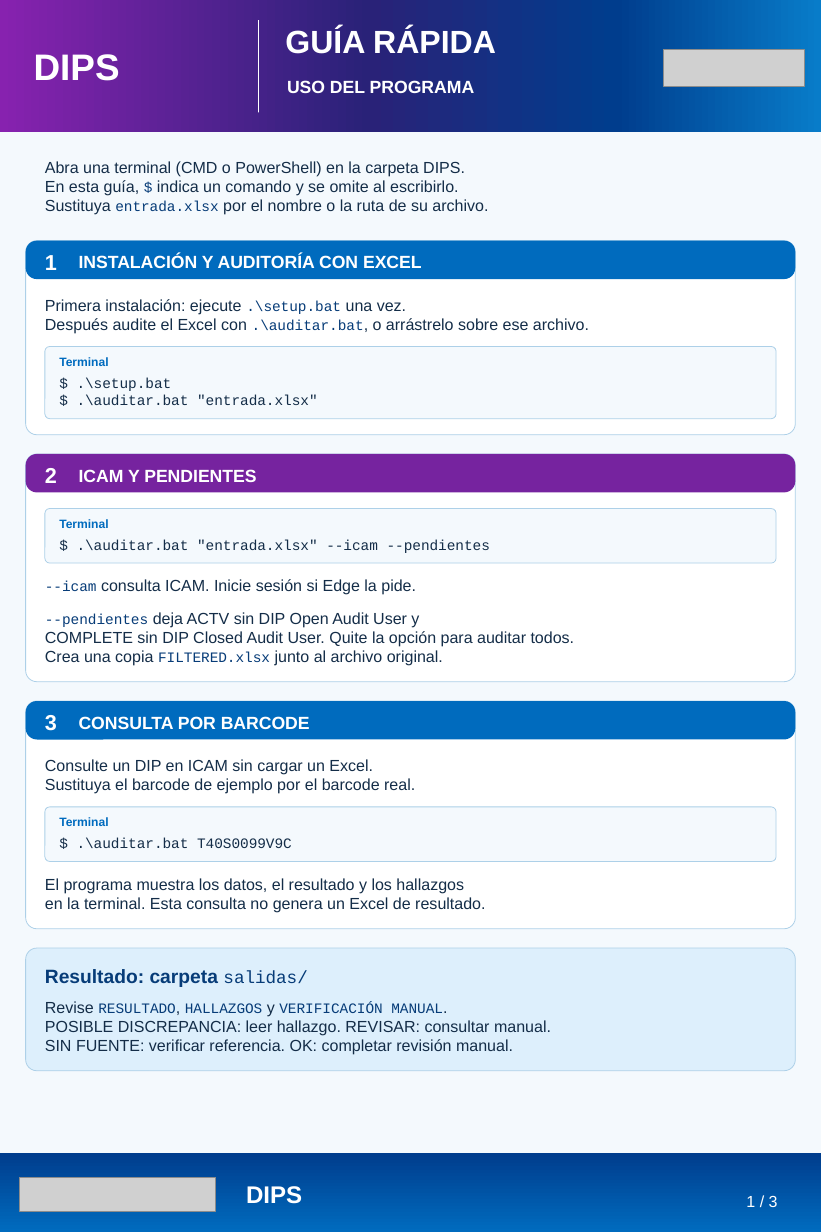
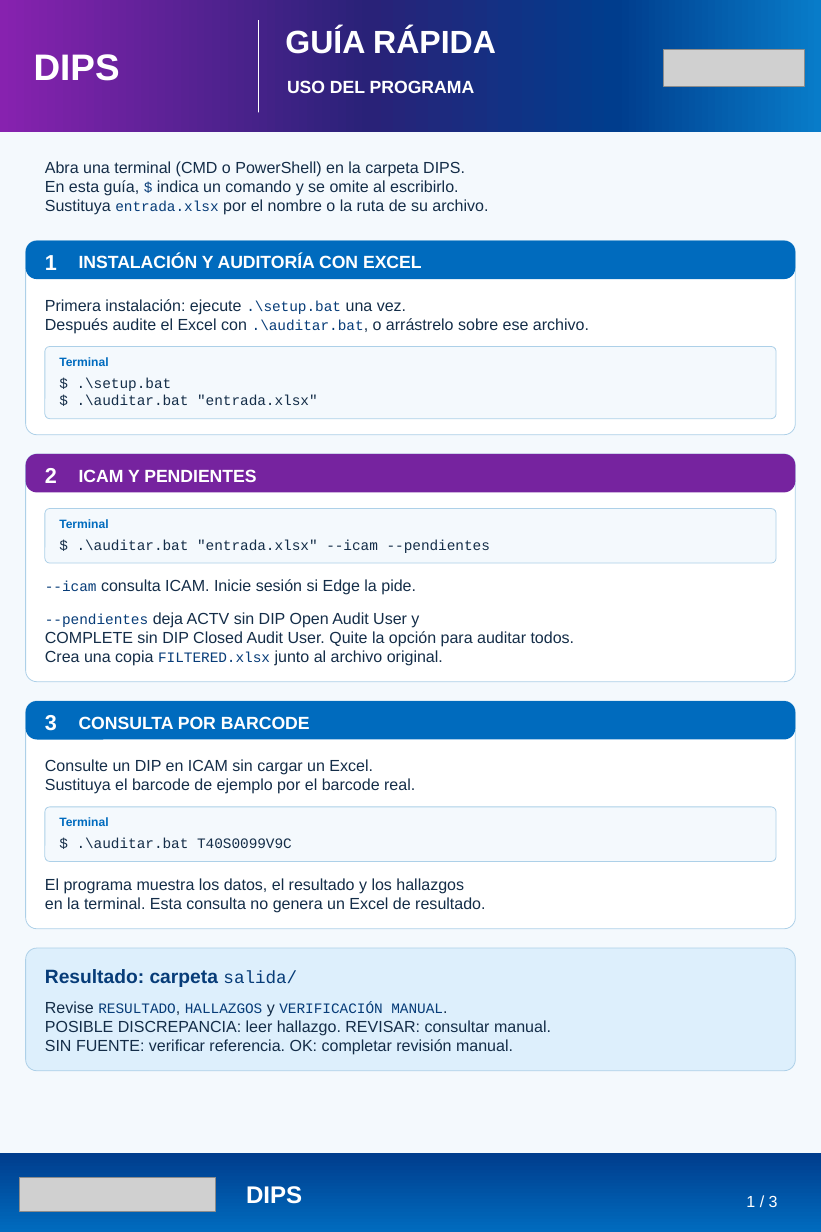
Before and after one commit to lviloriabas/dips, a slide deck: slide 1 of docs/Guia_DIPS_reglas_referencias.pptx. Drawn at 821x1232 pixels with LibreOffice and Linux fonts; fonts in the diff are those of the drawing; grey boxes stand for pictures. Boxes give left, top, right and bottom in pixels: in the first picture for what was removed or moved away, otherwise in the second. Text is boxed around its words. In the diff, an @@ line names an element or a change of style, - is before the commit and + after.

Commit message:
Precisa el resumen y unifica los resultados en salida

```diff
--- a/docs/Guia_DIPS_reglas_referencias.pptx
+++ b/docs/Guia_DIPS_reglas_referencias.pptx
@@ text at [45,969,297,987]: text changed @@
-Resultado: carpeta salidas/
+Resultado: carpeta salida/
```
Also in this commit, not shown: 11 other files.
